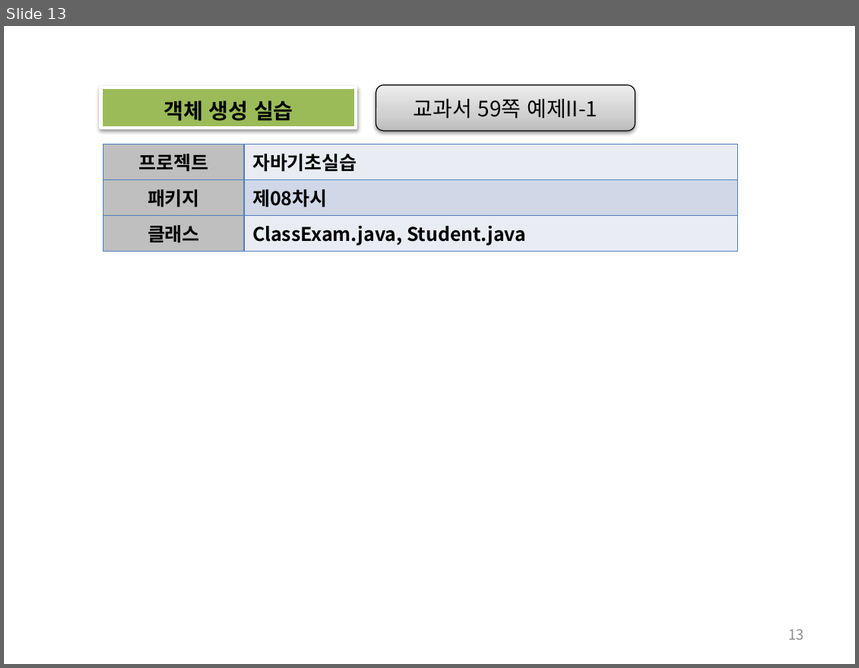
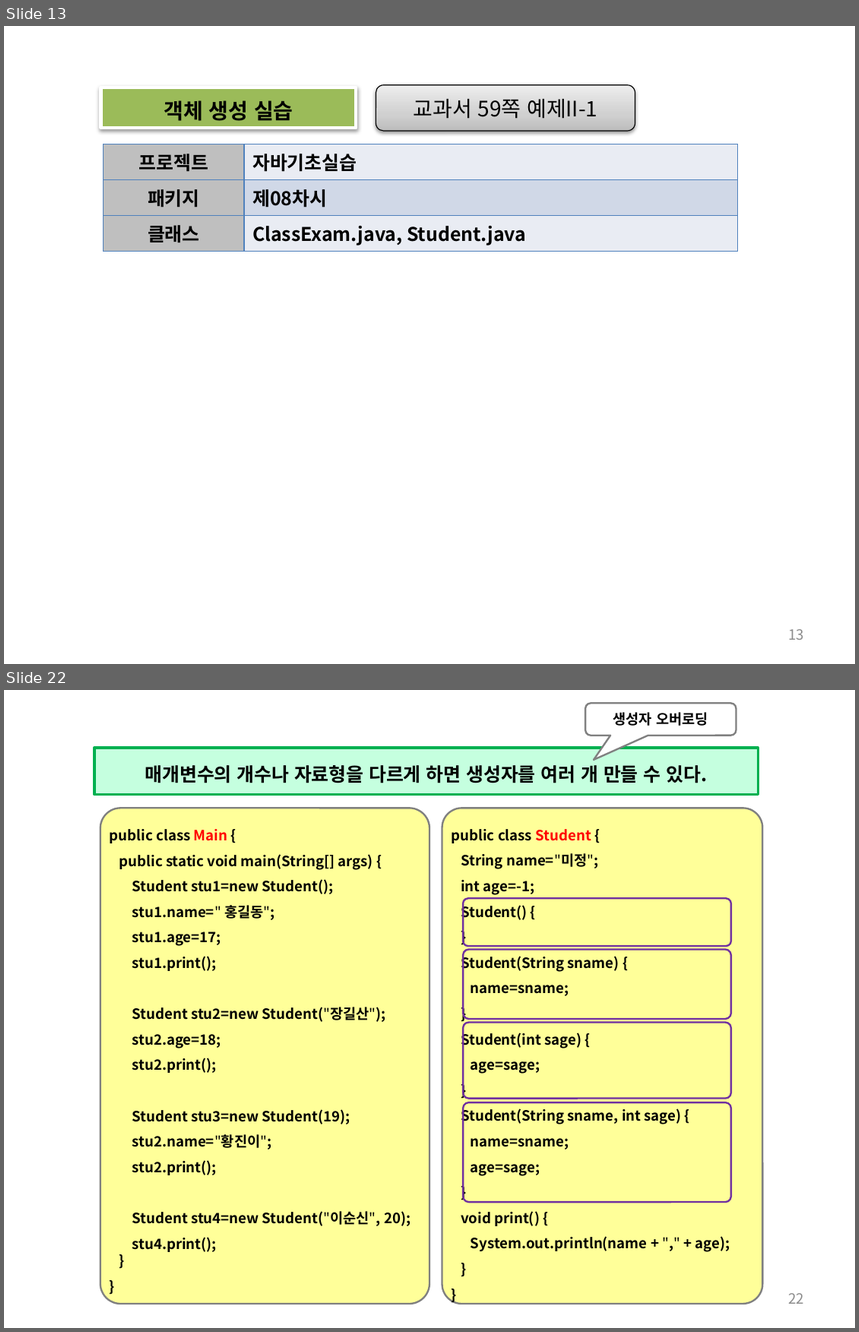
Before and after one commit to histime7/2018JavaClassroom, a slide deck: 수업자료/10_객체지향의 개요.pptx. Shown one above the other, each under a label of ours: slide 13 before the commit, slides 13 and 22 after it; the slides between them are not shown. The pictures are 859x668 and 859x1332 pixels, drawn with LibreOffice and Linux fonts; fonts in the diff are those of the drawing. Boxes give left, top, right and bottom in pixels: in the first picture for what was removed or moved away, otherwise in the second. Text is boxed around its words. In the diff, an @@ line names an element or a change of style, - is before the commit and + after.

```diff
--- a/수업자료/10_객체지향의 개요.pptx
+++ b/수업자료/10_객체지향의 개요.pptx
@@ slide 22 added at (x1=4, y1=690, x2=855, y2=1328), background #FFFFFF @@
@@ rounded speech box added at (x1=585, y1=703, x2=736, y2=735), fill #FFFFFF, outline #808080 1.5 pt, 12 pt, text #000000, bold @@
+생성자 오버로딩
@@ rectangle added at (x1=94, y1=748, x2=758, y2=795), fill #C5FFDF, outline #00B050 2 pt, 16 pt, text #000000, bold @@
+매개변수의 개수나 자료형을 다르게 하면 생성자를 여러 개 만들 수 있다.
@@ rounded rectangle added at (x1=101, y1=809, x2=430, y2=1305), fill #FFFF99, outline #808080 1.5 pt, 12 pt, text #000000, bold @@
+public class Main {
+public static void main(String[] args) {
+Student stu1=new Student();
+stu1.name=" 홍길동";
+stu1.age=17;
+stu1.print();
+Student stu2=new Student("장길산");
+stu2.age=18;
+stu2.print();
+Student stu3=new Student(19);
+stu2.name="황진이";
+stu2.print();
+Student stu4=new Student("이순신", 20);
+stu4.print();
+}
+}
@@ rounded rectangle added at (x1=443, y1=809, x2=763, y2=1305), fill #FFFF99, outline #808080 1.5 pt, 12 pt, text #000000, bold @@
+public class Student {
+String name="미정";
+int age=-1;
+Student() {
+}
+Student(String sname) {
+name=sname;
+}
+Student(int sage) {
+age=sage;
+}
+Student(String sname, int sage) {
+name=sname;
+age=sage;
+}
+void print() {
+System.out.println(name + "," + age);
+}
+}
@@ rounded rectangle added at (x1=463, y1=898, x2=731, y2=946), outline #7030A0 1.5 pt @@
@@ rounded rectangle added at (x1=463, y1=950, x2=731, y2=1019), outline #7030A0 1.5 pt @@
@@ rounded rectangle added at (x1=463, y1=1023, x2=731, y2=1099), outline #7030A0 1.5 pt @@
@@ rounded rectangle added at (x1=463, y1=1103, x2=731, y2=1202), outline #7030A0 1.5 pt @@
@@ page number added at (x1=788, y1=1293, x2=804, y2=1304), 12 pt, text #8C8C8C @@
+22
```
Also in this commit, not shown: 4 slides changed, 13 other slides added, 11 other files.
